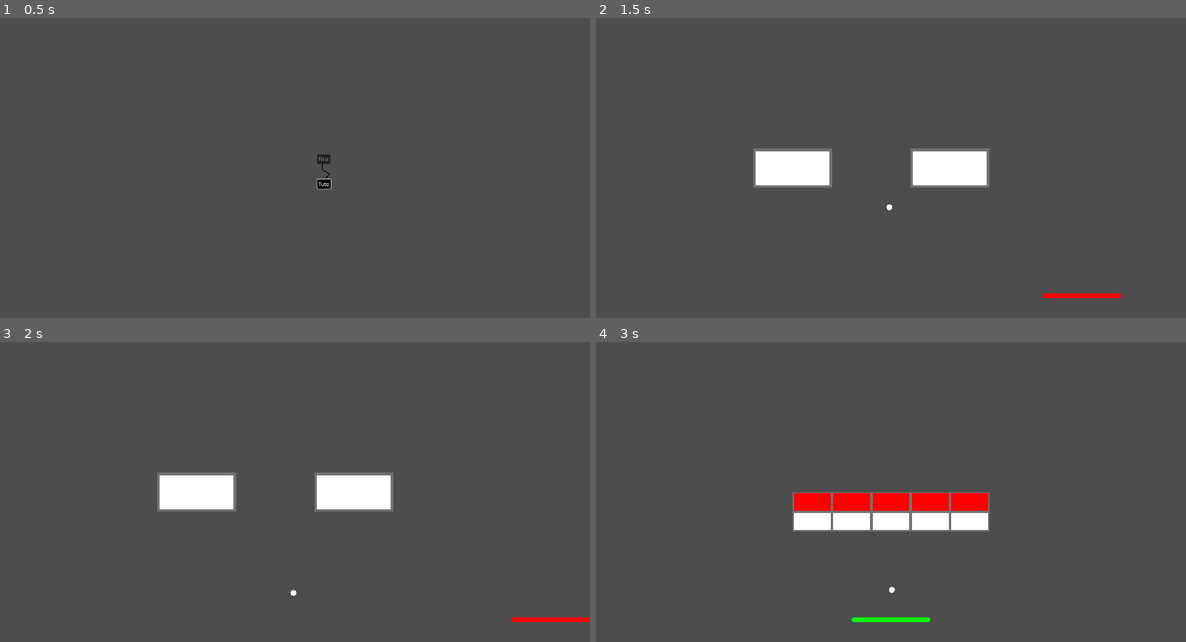
Above: before the commit, frames 1-4 (two rows, left to right).
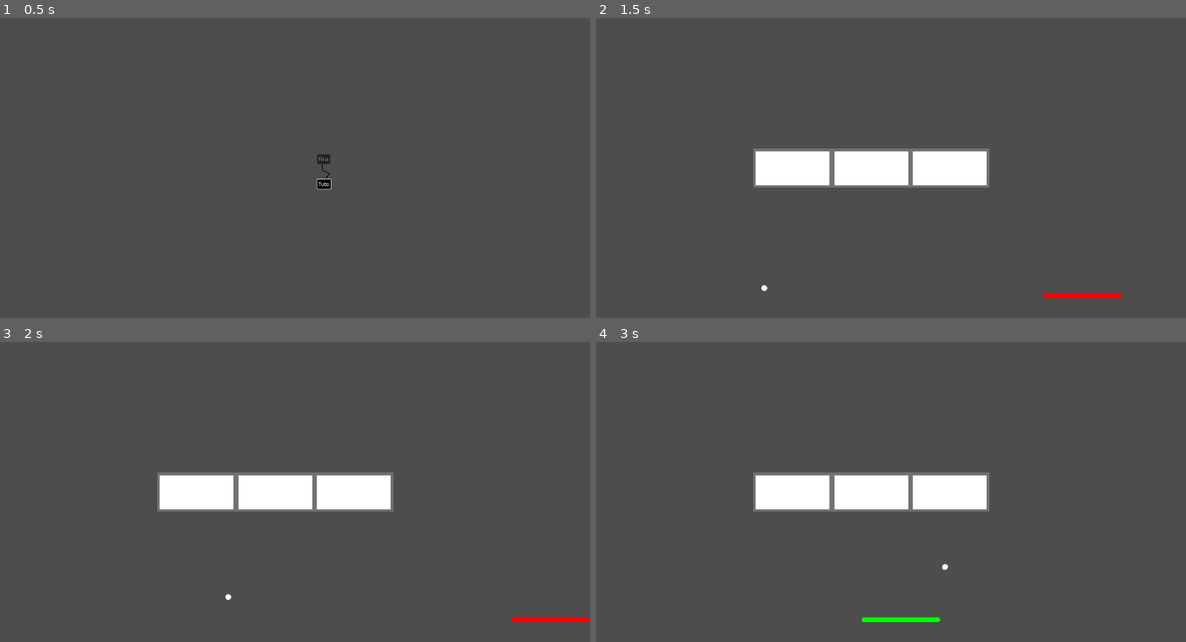
Above: after the commit, the same moments.

Repository: grizio/godot-samples
Game: Godot game, scene res://main.tscn
Two runs of this game, one before a commit and one after it. Both use one fixed random seed, a clock stepped at 60 frames per second and the inputs below.
Inputs (mouse positions are in pixels of both pictures, inside the frame that each line leads up to):
- Up to frame 1 (0.5 s): no input
- Up to frame 2 (1.5 s): click "Tuto" at 0.5 s; tap Enter at 1.25 s; move the mouse to (1020, 141) at 1.27 s; hold Right (right) from 1.28 s (still down); tap Space (change_variant) at 1.35 s
- Up to frame 3 (2 s): keep holding Right (right)
- Up to frame 4 (3 s): tap Space (change_variant) at 2, 2.1 s; move the mouse to (773, 498) at 2.02 s; release Right (right) at 2.03 s; hold Down (down) 2.03-2.75 s; click (902, 465) at 2.75 s, where only the run before the commit has a clickable "First"

Frame 1 is identical in both runs. In frame 2, 1.8% of the frame differs, in the area x 28-54%, y 43-92%; in frame 3, 1.8%; in frame 4, 7.4%, in the area x 26-67%, y 43-94%.

Commit message:
extract ball generation

Diff:
--- /dev/null
+++ b/brick-breaker/components/ball_generator/ball_generator.gd
@@ -0,0 +1,29 @@
+class_name BallGenerator extends Node2D
+
+signal ball_spawned(ball: Ball)
+
+const ball_scene: PackedScene = preload("uid://bscb3hpn6rys8")
+
+@export_range(0, 60, 1, "suffix: s") var interval: float = 10:
+    set(value):
+        interval = value
+        if timer != null:
+            timer.wait_time = value
+
+@onready var timer: Timer = $Timer
+
+func _ready() -> void:
+    timer.wait_time = interval
+    timer.timeout.connect(_on_timer_timeout)
+    await get_tree().process_frame
+    _next_ball()
+
+func _on_timer_timeout() -> void:
+    _next_ball()
+
+func _next_ball() -> void:
+    var ball: Ball = ball_scene.instantiate()
+    add_child(ball)
+    ball.global_position = global_position
+    ball.set_direction(Vector2(randi_range(-4, 4), -1))
+    ball_spawned.emit(ball)
--- /dev/null
+++ b/brick-breaker/components/ball_generator/ball_generator.tscn
@@ -0,0 +1,10 @@
+[gd_scene format=3 uid="uid://c4d58m4dfxmme"]
+
+[ext_resource type="Script" uid="uid://7mjdwa5e1s4k" path="res://components/ball_generator/ball_generator.gd" id="1_ct4hq"]
+
+[node name="BallGenerator" type="Node2D" unique_id=1475901960]
+script = ExtResource("1_ct4hq")
+
+[node name="Timer" type="Timer" parent="." unique_id=2034795386]
+wait_time = 10.0
+autostart = true
--- a/brick-breaker/components/level/level.gd
+++ b/brick-breaker/components/level/level.gd
@@ -1,6 +1,4 @@
 class_name Level extends Node2D
-
-const ball_scene: PackedScene = preload("uid://bscb3hpn6rys8")
 
 signal lost()
 signal won()
@@ -8,29 +6,17 @@
 @export var bricks: Bricks
 @export_range(0, 2000, 1, "suffix: px/s") var ball_speed: float = 400
 @export_range(0, 2000, 1, "prefix:+", "suffix: px/minute") var ball_acceleration: float = 200
-@export_range(0, 60, 1, "suffix: s") var ball_generation_interval: float = 10
 
 @onready var paddle: Paddle = %Paddle
-@onready var ball_generation_timer: Timer = $BallGenerationTimer
+@onready var ball_generator: BallGenerator = $BallGenerator
 @onready var acceleration_timer: Timer = $AccelerationTimer
 
 var balls: Array[Ball] = []
 
 func _ready() -> void:
-    _next_ball()
-
     bricks.total_bricks_changed.connect(_on_total_bricks_changed)
-    ball_generation_timer.timeout.connect(_on_ball_generation_timer_timeout)
     acceleration_timer.timeout.connect(_on_acceleration_timer_timeout)
-
-func _next_ball() -> void:
-    var ball: Ball = ball_scene.instantiate()
-    ball.global_position = paddle.global_position - Vector2(randi_range(-12, 12), 24)
-    ball.set_direction(Vector2(0, -1))
-    ball.died.connect(_on_ball_died)
-    ball.speed = ball_speed
-    balls.append(ball)
-    add_child(ball)
+    ball_generator.ball_spawned.connect(_on_ball_spawned)
 
 func _on_ball_died(ball) -> void:
     balls.erase(ball)
@@ -41,10 +27,12 @@
     if total_bricks == 0:
         won.emit()
 
-func _on_ball_generation_timer_timeout() -> void:
-    _next_ball()
-
 func _on_acceleration_timer_timeout() -> void:
     ball_speed += ball_acceleration * (acceleration_timer.wait_time / 60)
     for ball in balls:
         ball.speed = ball_speed
+
+func _on_ball_spawned(ball: Ball) -> void:
+    balls.append(ball)
+    ball.speed = ball_speed
+    ball.died.connect(_on_ball_died)
--- a/brick-breaker/components/level/level.tscn
+++ b/brick-breaker/components/level/level.tscn
@@ -3,6 +3,7 @@
 [ext_resource type="Script" uid="uid://f8727crsjv6d" path="res://components/level/level.gd" id="1_yqsmv"]
 [ext_resource type="Script" uid="uid://cpf34tsssw8o0" path="res://components/hitbox.gd" id="2_explk"]
 [ext_resource type="PackedScene" uid="uid://dnok4dpadxev" path="res://components/paddle/paddle.tscn" id="3_e3qmh"]
+[ext_resource type="PackedScene" uid="uid://c4d58m4dfxmme" path="res://components/ball_generator/ball_generator.tscn" id="4_u05ky"]
 
 [sub_resource type="WorldBoundaryShape2D" id="WorldBoundaryShape2D_e3qmh"]
 normal = Vector2(1, 0)
@@ -56,7 +57,6 @@
 position = Vector2(960, 992)
 speed = 1000.0
 max_speed = 100000.0
-variant = 1
 
 [node name="BallGenerationTimer" type="Timer" parent="." unique_id=545805957]
 wait_time = 10.0
@@ -67,3 +67,6 @@
 
 [node name="Camera2D" type="Camera2D" parent="." unique_id=430988970]
 position = Vector2(960, 544)
+
+[node name="BallGenerator" parent="." unique_id=1475901960 instance=ExtResource("4_u05ky")]
+position = Vector2(192, 1056)
Not shown, added: brick-breaker/components/ball_generator/ball_generator.gd.uid
